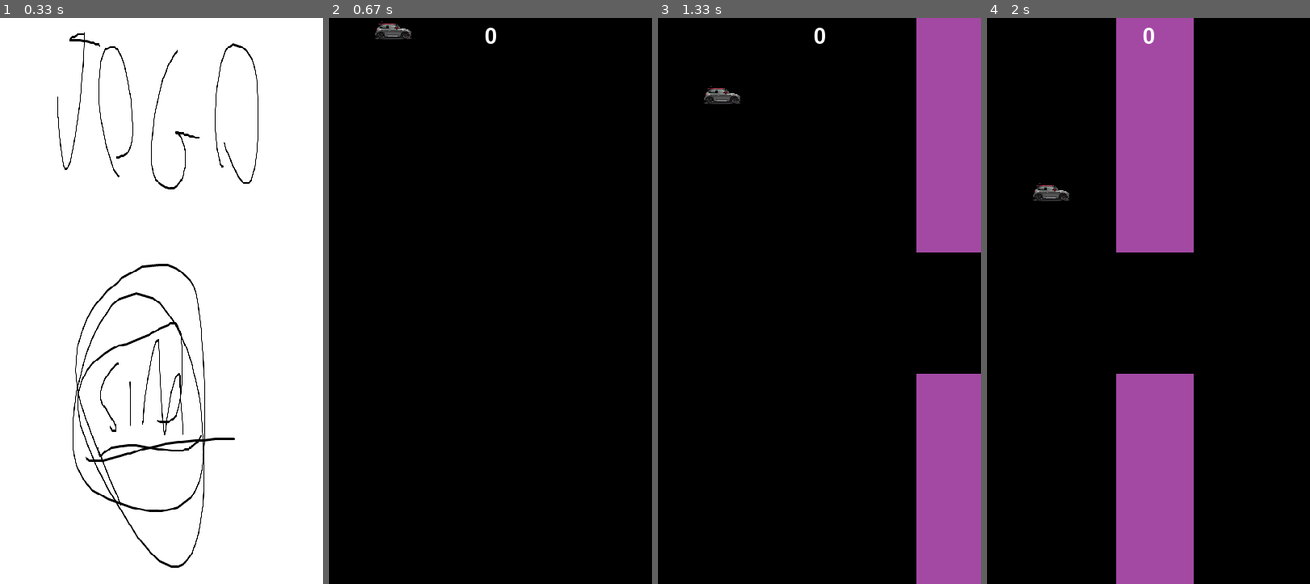
Above: before the commit, frames 1-4 (left to right).
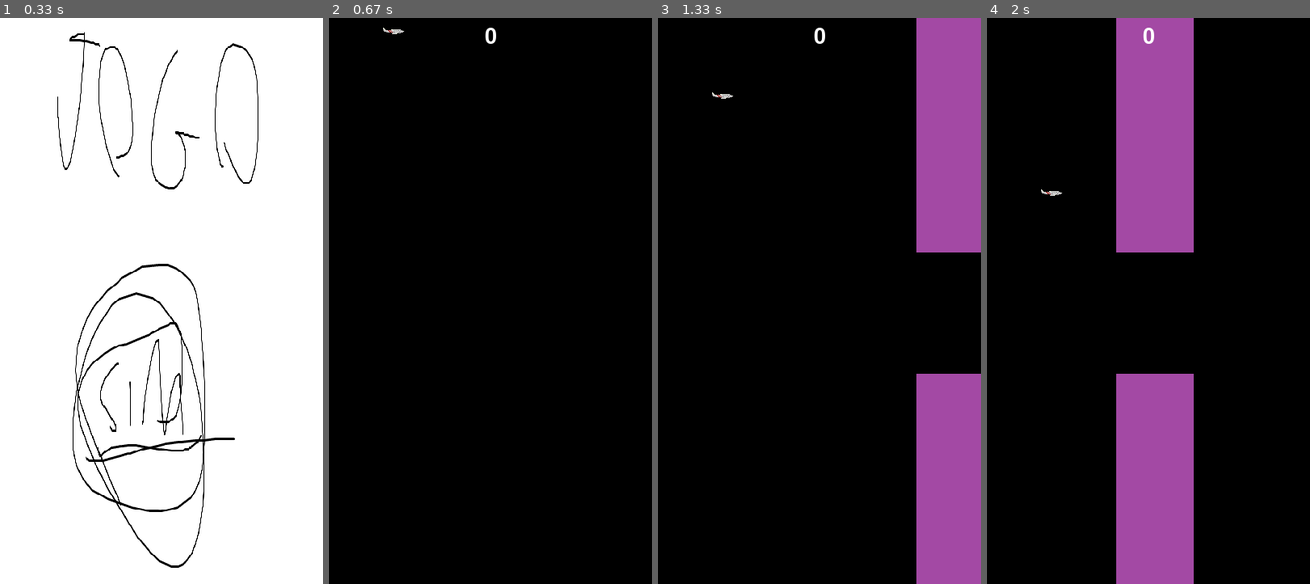
Above: after the commit, the same moments.

Repository: thomaskmk/PyGame
Game: pygame game, started from jogo.py
Same seed, same stepped clock (60 frames per second), same inputs: the game is played once before the commit and once after it.
Inputs:
- Up to frame 1 (0.33 s): no input
- Up to frame 2 (0.67 s): hold Up from 0.33 s (still down)
- Up to frame 3 (1.33 s): release Up at 0.8 s; hold Down 0.83-1.13 s; hold Up from 1.17 s (still down)
- Up to frame 4 (2 s): release Up at 1.53 s; hold Down 1.57-1.93 s; hold Up from 1.97 s (still down)

Frame 1 is identical in both runs. In frame 2, 0.2% of the frame differs, in the area x 14-26%, y 0-4%; in frame 3, 0.2%; in frame 4, 0.2%.

Commit message:
organização

Diff:
--- a/assets.py
+++ b/assets.py
@@ -7,10 +7,9 @@
 pygame.font.init()
 
 assets = {}
-assets["Background"] = "assets/background-day.png"
-assets["Base"] = "assets/base.png"
 assets['bg2'] = 'assets/imagem/capa.png'
 assets['bg1'] = 'assets/imagem/final.jpg'
-assets["aviao"] = "assets/imagem/mini.png"
+assets["aviao"] = "assets/imagem/aviao.png"
 assets["obstaculo"] = "assets/imagem/obstaculo.png"
+assets['objetos'] = ['assets/imagem/objetos/bola8.png', 'assets/imagem/objetos/cadeira.png', 'assets/imagem/objetos/chave.png', 'assets/imagem/objetos/arrow.png', 'assets/imagem/objetos/foguete.png', 'assets/imagem/objetos/garrafa.png', 'assets/imagem/objetos/pneu.png', 'assets/imagem/objetos/sofa.png']
 assets['font'] = pygame.font.Font(None, 40)
--- a/config.py
+++ b/config.py
@@ -29,8 +29,6 @@
 BLUE = (0, 0, 255)
 YELLOW = (255, 255, 0)
 
-# Define o fundo
-BACKGROUND_DAY = pygame.image.load('assets/imagem/background-day.png')
 
 # Velocidade e gravidade
 VELOCIDADE = 10
--- a/sprites.py
+++ b/sprites.py
@@ -1,4 +1,3 @@
-from typing import Any
 import pygame
 import random
 from assets import *
@@ -44,3 +43,17 @@
 
     def update(self):
         self.rect.x -= self.speedx
+
+class objetos(pygame.sprite.Sprite):
+    def __init__(self):
+        pygame.sprite.Sprite.__init__(self)
+
+        self.img = random.choice(assets['objetos'])
+        self.image = pygame.image.load(self.img).convert()
+        self.rect = self.image.get_rect()
+        self.rect.top = random.randint(150, ALTURA-100)
+        self.rect.x = LARGURA + 50
+        self.speedx = 7
+
+    def uptade(self):
+        self.rect.x -= self.speedx
Binary file removed: assets/imagem/background-day.png
Binary file removed: assets/imagem/base.png
Binary file removed: assets/imagem/bluebird-downflap.png
Binary file removed: assets/imagem/bluebird-midflap.png
Binary file removed: assets/imagem/bluebird-upflap.png
Binary file removed: assets/imagem/mini.png
Binary file added: assets/imagem/objetos/arrow.png
Binary file added: assets/imagem/objetos/bola8.png
Binary file added: assets/imagem/objetos/cadeira.png
Binary file added: assets/imagem/objetos/chave.png
Binary file added: assets/imagem/objetos/foguete.png
Binary file added: assets/imagem/objetos/garrafa.png
(and 3 more such lines)
